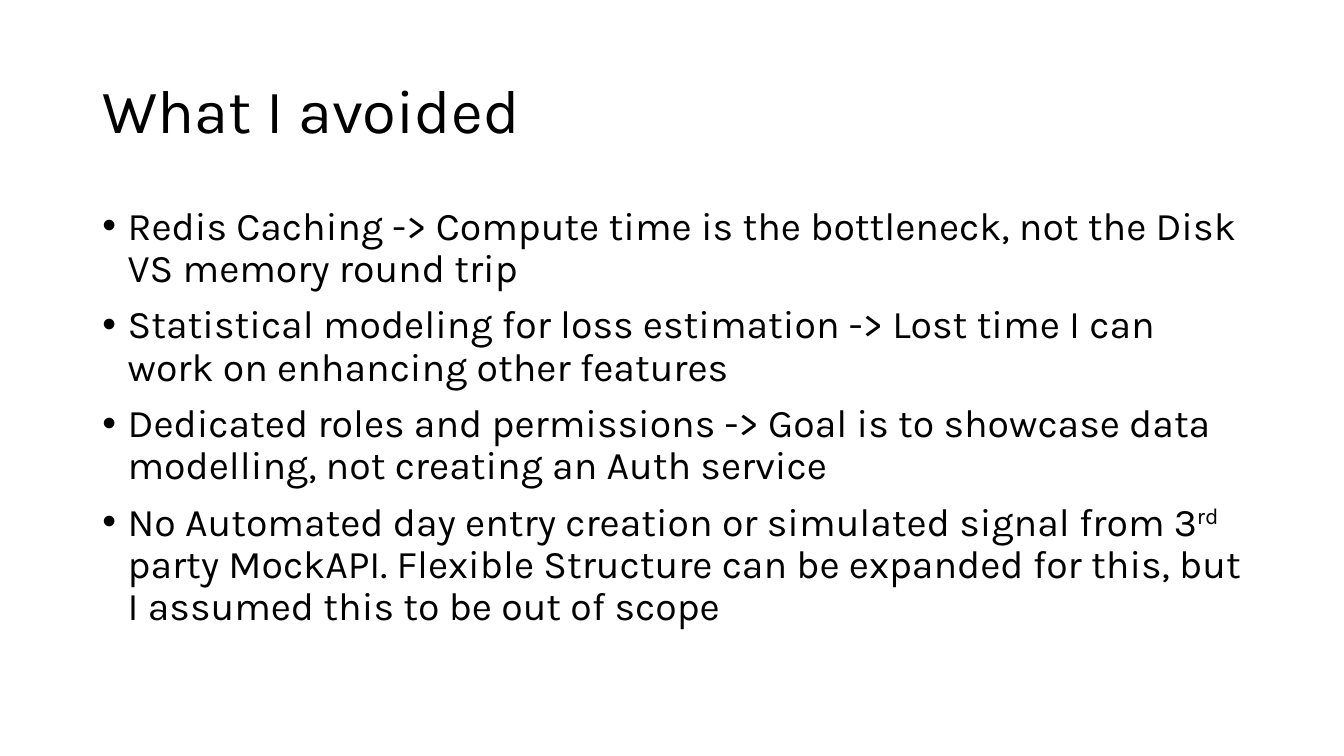
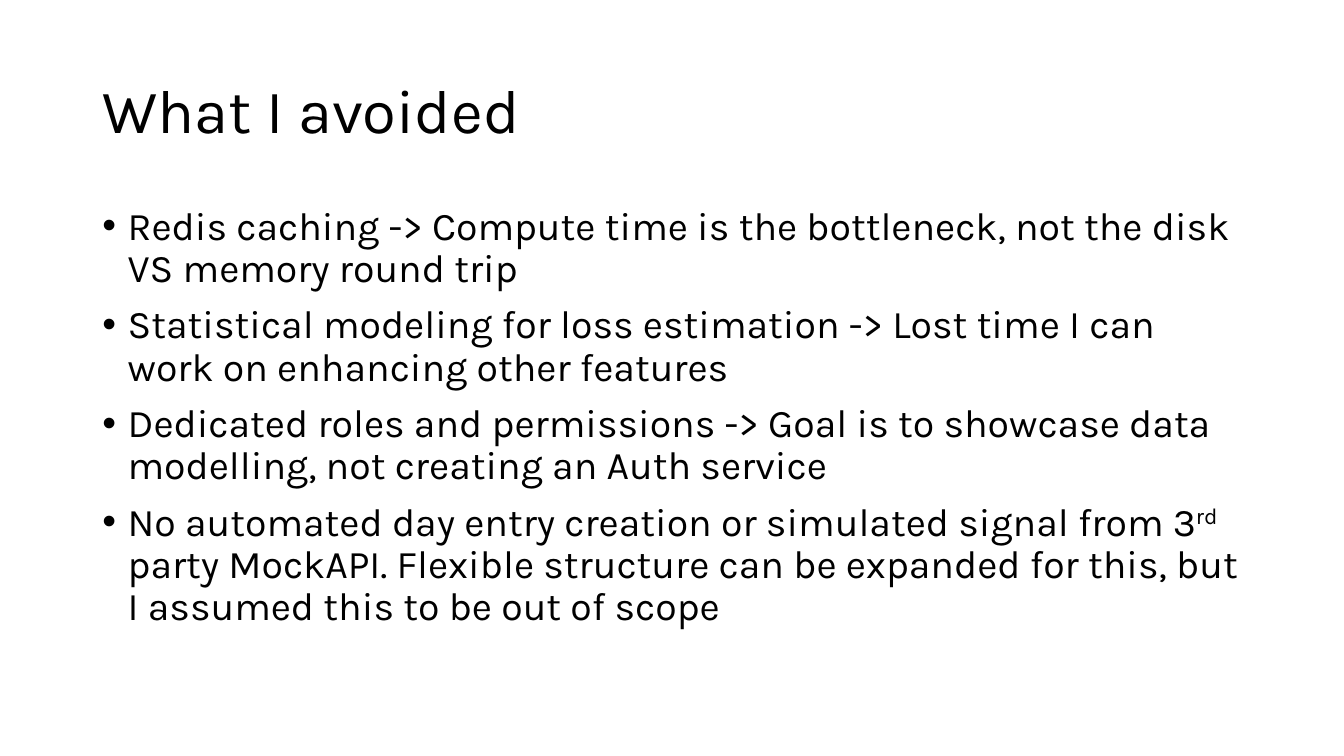
Before and after one commit to Arvin132/SS_takehome, a slide deck: slide 4 of Swish Solar Take home assessment, Interview stage.pptx. Drawn at 1344x756 pixels with LibreOffice and Linux fonts; fonts in the diff are those of the drawing. Boxes give left, top, right and bottom in pixels: in the first picture for what was removed or moved away, otherwise in the second. Text is boxed around its words. In the diff, an @@ line names an element or a change of style, - is before the commit and + after.

```diff
--- a/Swish Solar Take home assessment, Interview stage.pptx
+++ b/Swish Solar Take home assessment, Interview stage.pptx
@@ text at [128,213,1229,292]: text changed @@
-• Redis Caching -> Compute time is the bottleneck, not the Disk VS memory round trip
+• Redis caching -> Compute time is the bottleneck, not the disk VS memory round trip
@@ text at [128,509,1238,630]: text changed @@
-• No Automated day entry creation or simulated signal from 3rd party MockAPI. Flexible Structure can be expanded for this, but I assumed this to be out of scope
+• No automated day entry creation or simulated signal from 3rd party MockAPI. Flexible structure can be expanded for this, but I assumed this to be out of scope
```
Also in this commit, not shown: 6 other slides changed, 1 other file.
